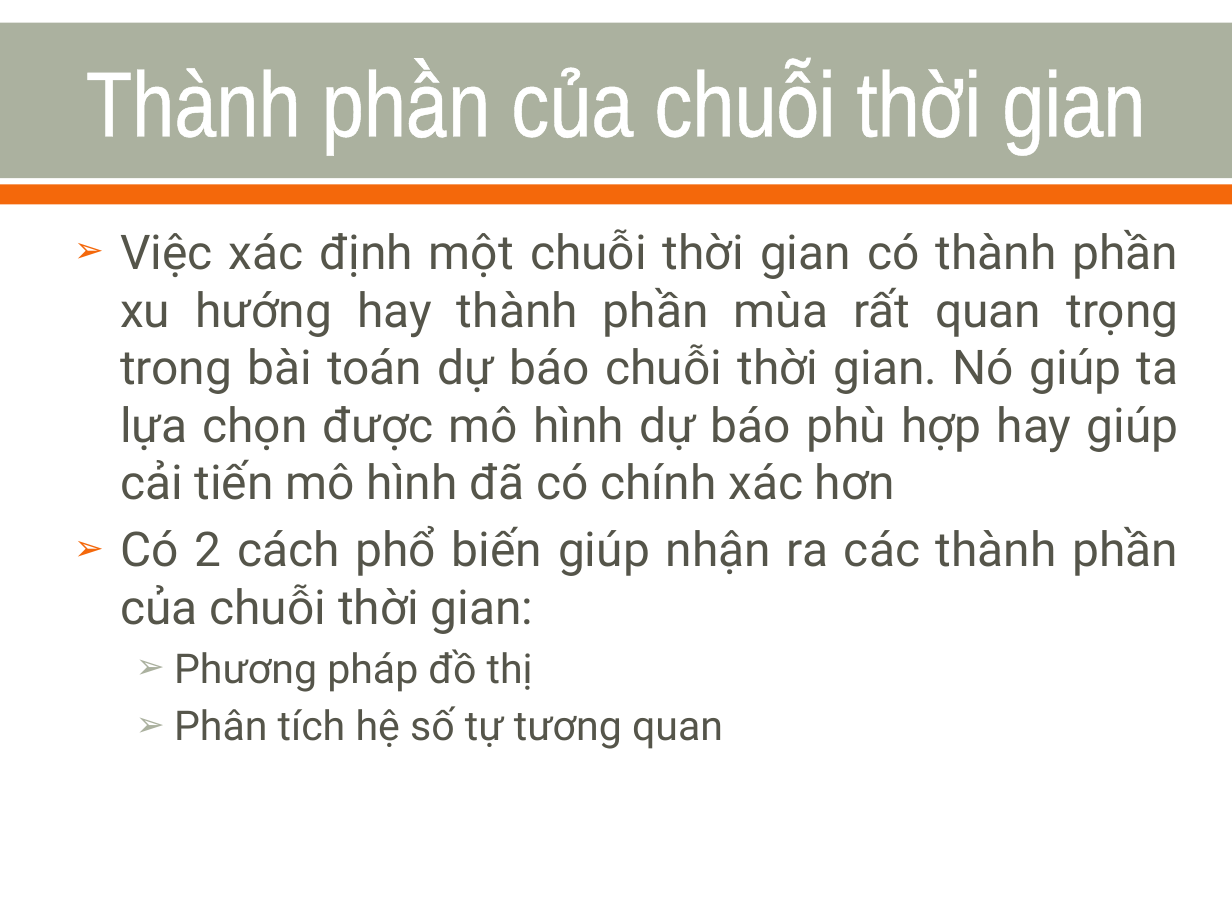
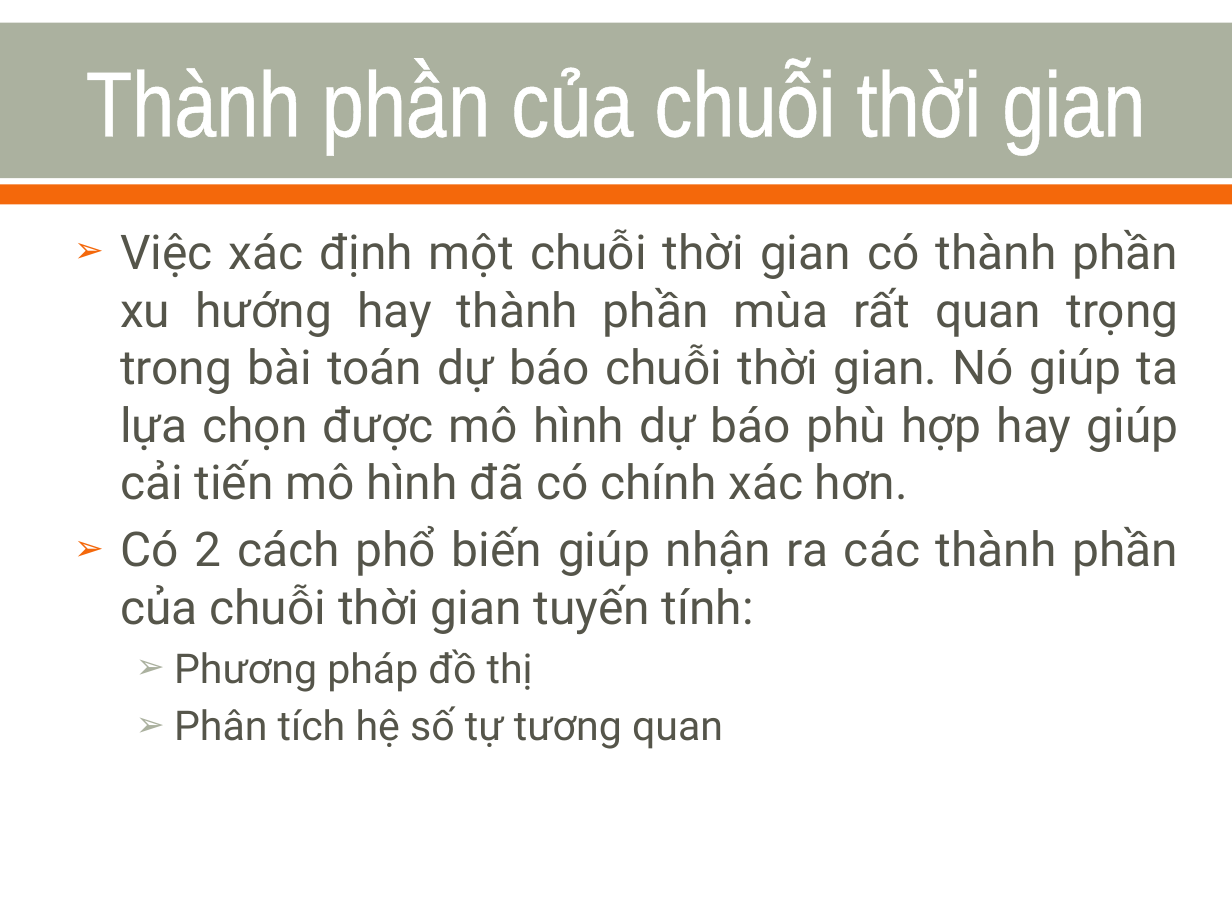
Before and after one commit to nvtthai/forecast-time-series, a slide deck: slide 8 of Report/Presentation.ppt (slide 7 before the commit). Drawn at 1232x924 pixels with LibreOffice and Linux fonts; fonts in the diff are those of the drawing. Boxes give left, top, right and bottom in pixels: in the first picture for what was removed or moved away, otherwise in the second. Text is boxed around its words. In the diff, an @@ line names an element or a change of style, - is before the commit and + after.

```diff
--- a/Report/Presentation.ppt
+++ b/Report/Presentation.ppt
@@ text at (120,229,1179,634): text changed @@
-➢ Việc xác định một chuỗi thời gian có thành phần xu hướng hay thành phần mùa rất quan trọng trong bài toán dự báo chuỗi thời gian. Nó giúp ta lựa chọn được mô hình dự báo phù hợp hay giúp cải tiến mô hình đã có chính xác hơn
-➢ Có 2 cách phổ biến giúp nhận ra các thành phần của chuỗi thời gian:
+➢ Việc xác định một chuỗi thời gian có thành phần xu hướng hay thành phần mùa rất quan trọng trong bài toán dự báo chuỗi thời gian. Nó giúp ta lựa chọn được mô hình dự báo phù hợp hay giúp cải tiến mô hình đã có chính xác hơn.
+➢ Có 2 cách phổ biến giúp nhận ra các thành phần của chuỗi thời gian tuyến tính:
```
Also in this commit, not shown: 9 other slides changed, 2 slides added, 3 slides removed.
